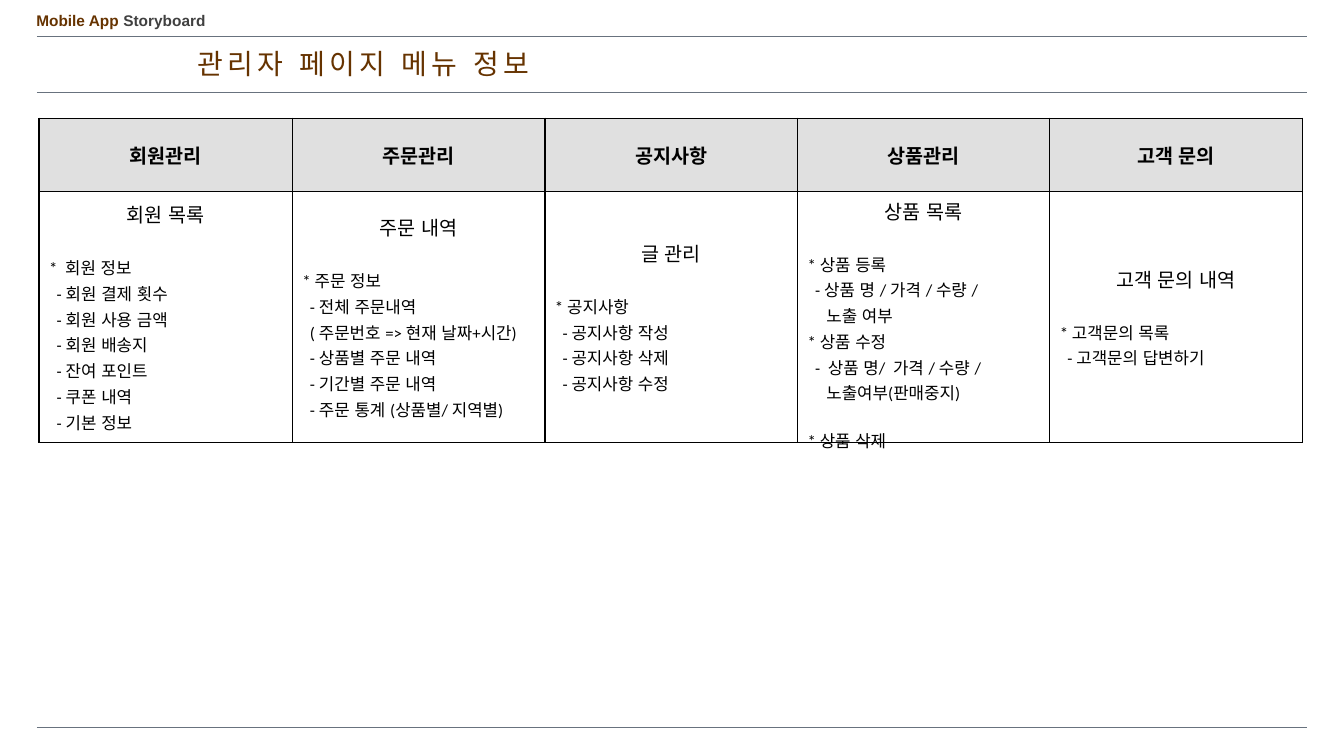
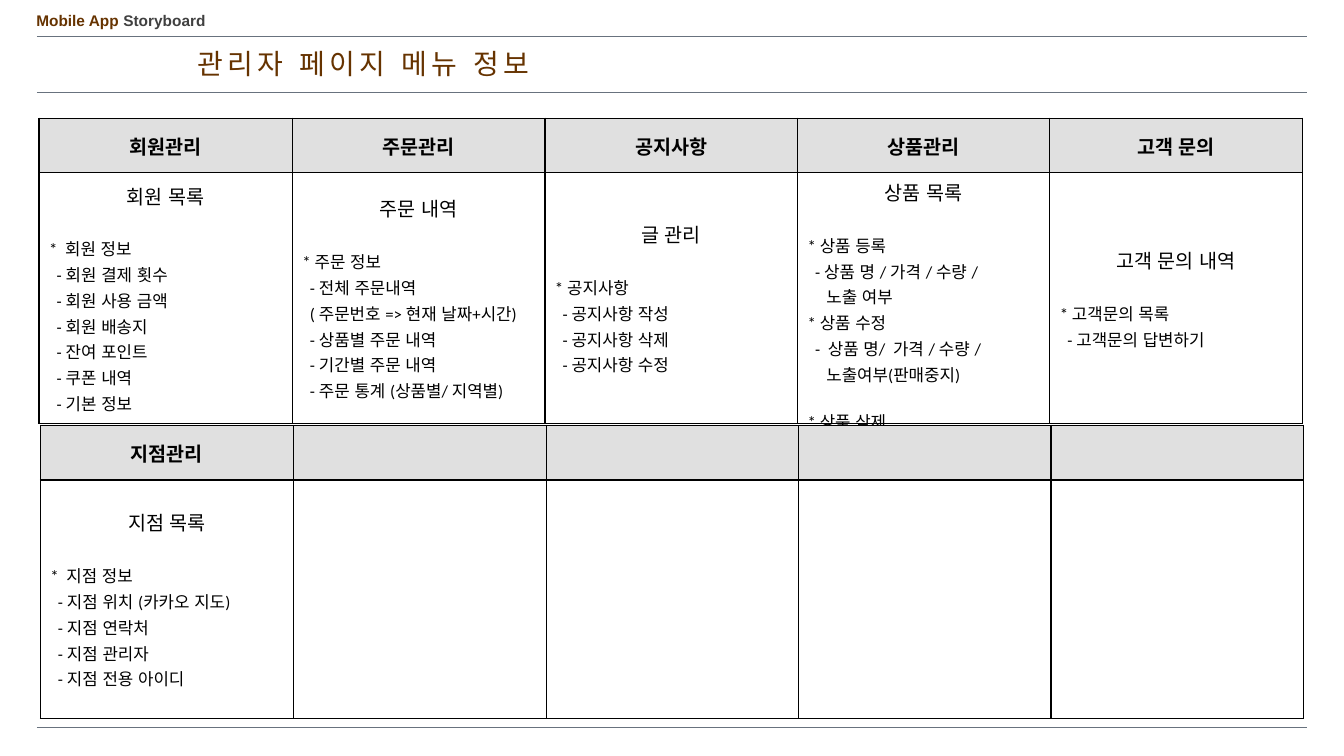
Before and after one commit to kangheechoul/document, a slide deck: slide 16 of 프레젠테이션 1.pptx. Drawn at 1344x756 pixels with LibreOffice and Linux fonts; fonts in the diff are those of the drawing. Boxes give left, top, right and bottom in pixels: in the first picture for what was removed or moved away, otherwise in the second. Text is boxed around its words. In the diff, an @@ line names an element or a change of style, - is before the commit and + after.

Commit message:
0601 관리자 페이지 수정

```diff
--- a/프레젠테이션 1.pptx
+++ b/프레젠테이션 1.pptx
@@ table: place and size @@
-table at box(39, 118, 1304, 453)
+table at box(39, 118, 1304, 430)
@@ table added at box(40, 425, 1305, 719), 2 rows, 5 columns @@
+지점관리 |  |  |  | 
+지점 목록 / * 지점 정보 / - 지점 위치 (카카오 지도) / - 지점 연락처 / - 지점 관리자 / - 지점 전용 아이디 |  |  |  | 
```
Also in this commit, not shown: 2 slides added.
